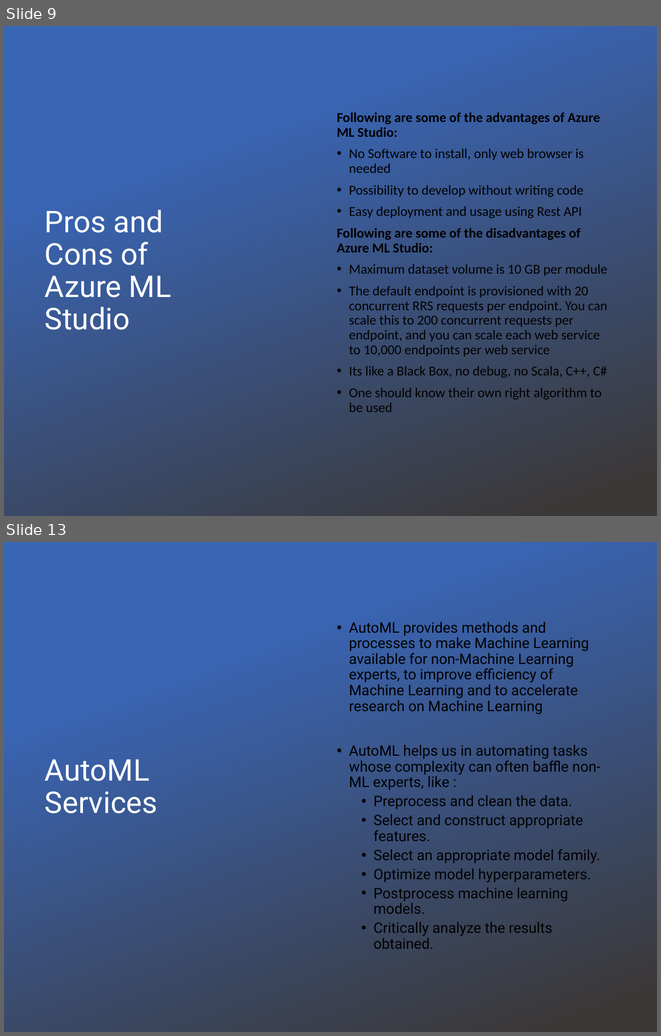
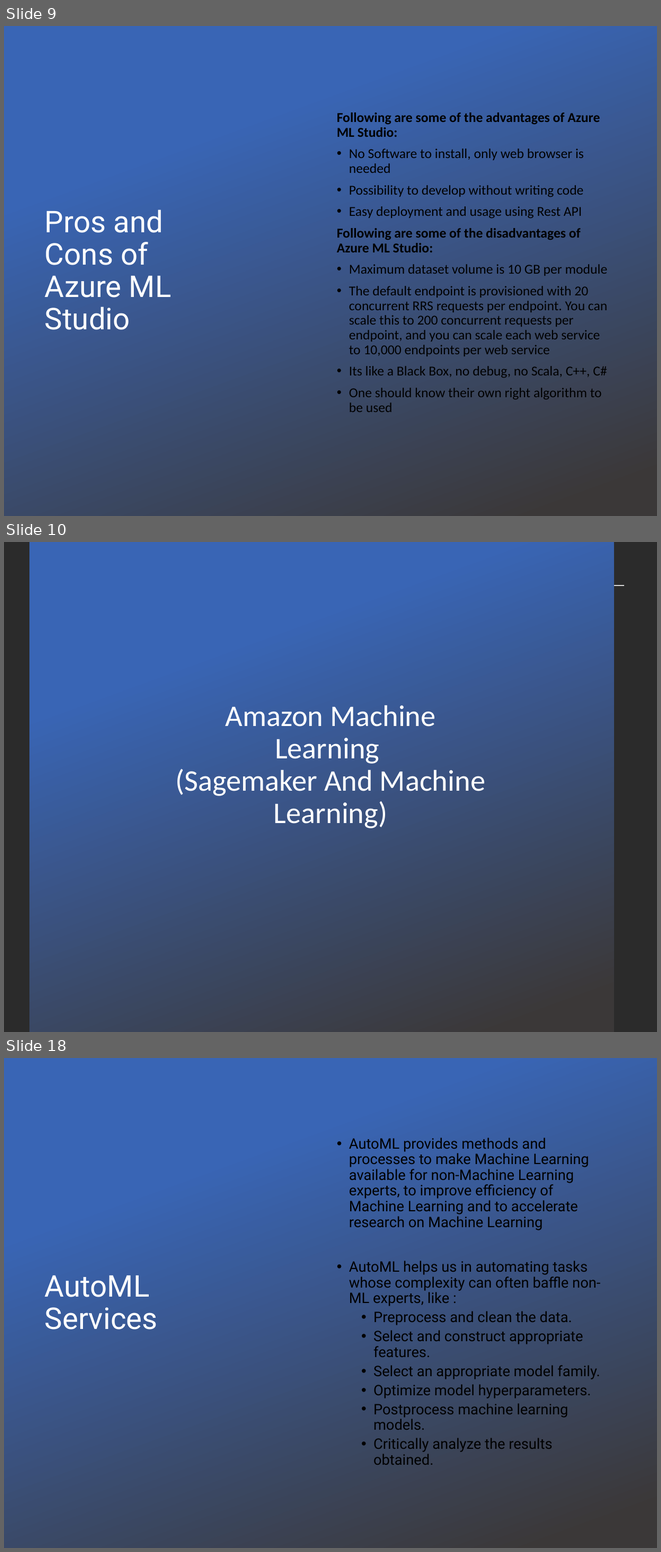
Before and after one commit to tiwari-abhi/ML_Projects, a slide deck: Presentation/Machine Learning As A Service.pptx. Shown one above the other, each under a label of ours: slides 9 and 13 before the commit, slides 9, 10 and 18 after it; the slides between them are not shown. The pictures are 661x1036 and 661x1552 pixels, drawn with LibreOffice and Linux fonts; fonts in the diff are those of the drawing; background and template pictures are left out; a plain dark background stands for a picture behind light text. Boxes give left, top, right and bottom in pixels: in the first picture for what was removed or moved away, otherwise in the second. Text is boxed around its words. In the diff, an @@ line names an element or a change of style, - is before the commit and + after.

```diff
--- a/Presentation/Machine Learning As A Service.pptx
+++ b/Presentation/Machine Learning As A Service.pptx
@@ slide 10 added at <box>4,542,657,1032</box>, background picture (left out); not listed: 1 template element that a slide beside it also shows @@
@@ rectangle added at <box>29,542,614,1032</box>, fill gradient #3965B5 to #3B3838 @@
@@ title added at <box>176,705,485,828</box>, 33 pt, text #FFFFFF @@
+Amazon Machine Learning
+(Sagemaker And Machine Learning)
@@ what was slide 13 is now slide 18 @@
```
Also in this commit, not shown: 3 slides changed, 5 other slides added, 1 slide removed, 1 other file.
